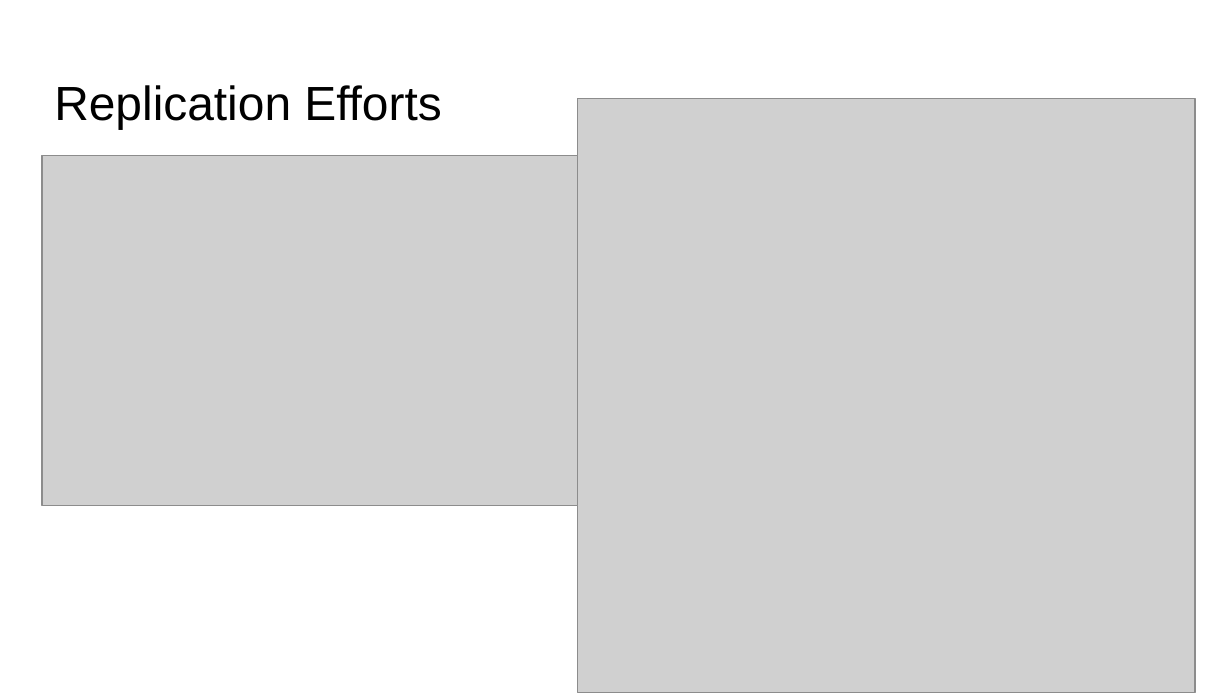
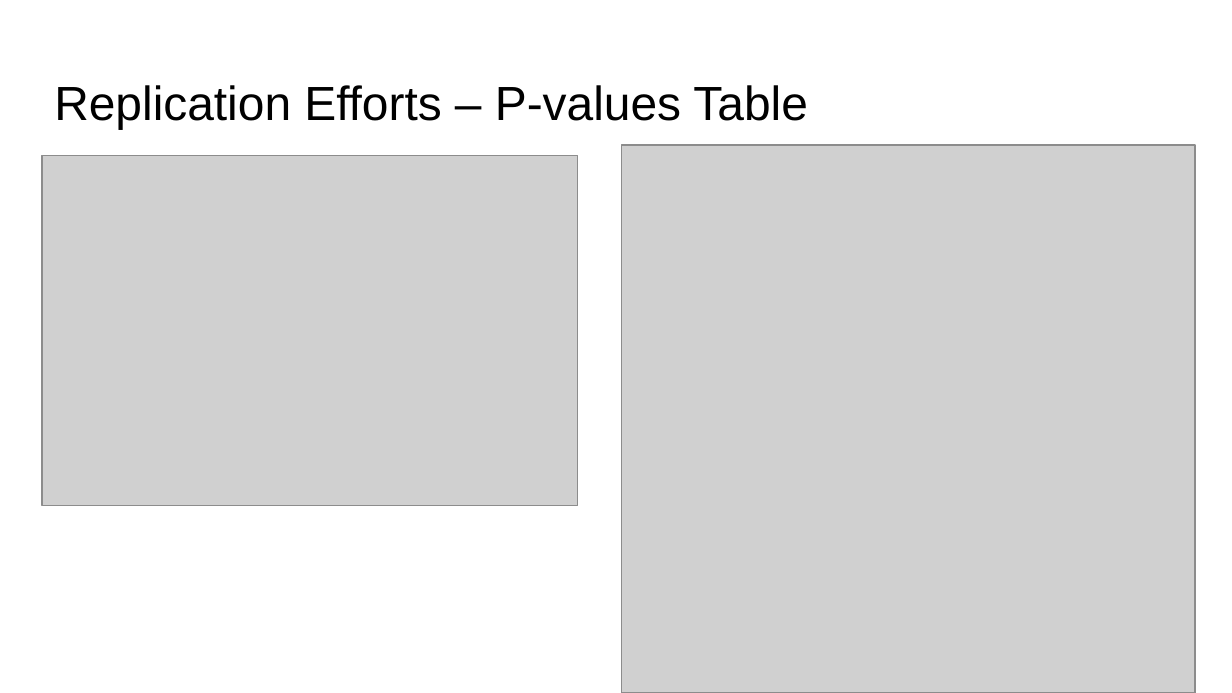
Before and after one commit to UW-MSDS-DATA-598-Reproducibility-WI20/delafuente-rhodes-solorio-srivastava-weatherly-replication-project, a slide deck: slide 5 of analysis/Presentation.pptx. Drawn at 1232x693 pixels with LibreOffice and Linux fonts; fonts in the diff are those of the drawing; grey boxes stand for pictures. Boxes give left, top, right and bottom in pixels: in the first picture for what was removed or moved away, otherwise in the second. Text is boxed around its words. In the diff, an @@ line names an element or a change of style, - is before the commit and + after.

Commit message:
Figures added to folder and final presentation update

```diff
--- a/analysis/Presentation.pptx
+++ b/analysis/Presentation.pptx
@@ title at (x1=54, y1=85, x2=807, y2=129): text changed @@
-Replication Efforts
+Replication Efforts – P-values Table
@@ picture resized from (x1=578, y1=99, x2=1195, y2=692) to (x1=621, y1=145, x2=1195, y2=693) @@
```
Also in this commit, not shown: 5 other slides changed, 5 other files.
